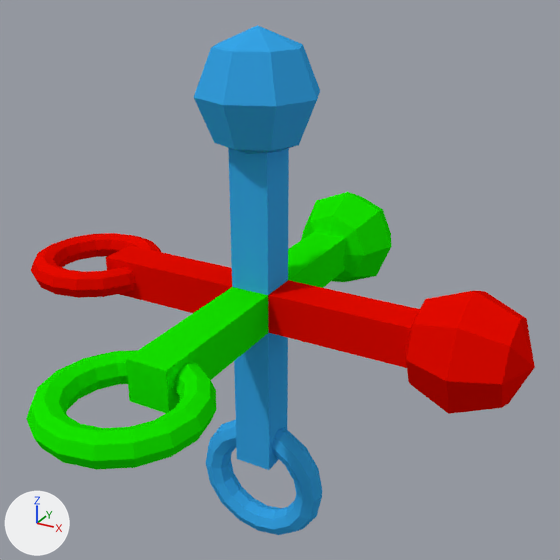
One commit to the Blender file src/examples/05-models/axis.blend: the scene before it, then after it.
The view is the same before and after, from a 50 mm lens placed at (5.9, -10.38, 5.68), pointed at (0.03, 0.28, 0.35). The axes (+X, +Y, +Z) are drawn at lower left. The lights are the same throughout. The picture after the commit comes second.

In view in the first picture: 'X', 'Y', 'Z'.
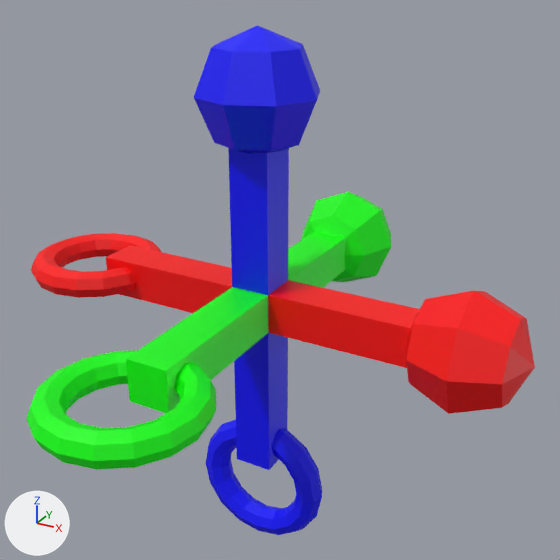
The edits, one by one:
Picture 'blue.png' (img_blue_png) is new.
Picture 'green.png' (img_green_png) is new.
Picture 'red.png' (img_red_png) is new.
In material 'X' (mat_x), base_color is no longer (0.8, 0.00331, 0.0), red #e70b00.
Material 'X' (mat_x) is now built by principled_material('X') instead of diffuse_material('X').
In material 'X' (mat_x), texture is now set to img_red_png.
In material 'Y' (mat_y), base_color is no longer (0.00828, 0.8, 0.0), green #16e700.
Material 'Y' (mat_y) is now built by principled_material('Y') instead of diffuse_material('Y').
In material 'Y' (mat_y), texture is now set to img_green_png.
In material 'Z' (mat_z), base_color is no longer (0.0373, 0.375, 0.8), blue #36a5e7.
Material 'Z' (mat_z) is now built by principled_material('Z') instead of diffuse_material('Z').
In material 'Z' (mat_z), texture is now set to img_blue_png.

Location of each change, [x1, y1, x2, y2] in pixels of the pictures (560 x 560 px):
'Z', surface changed: [194, 25, 322, 535] in both
'X', surface changed (lighter): [31, 233, 535, 414] in both
'Y', surface changed (lighter): [26, 192, 392, 470] in both
